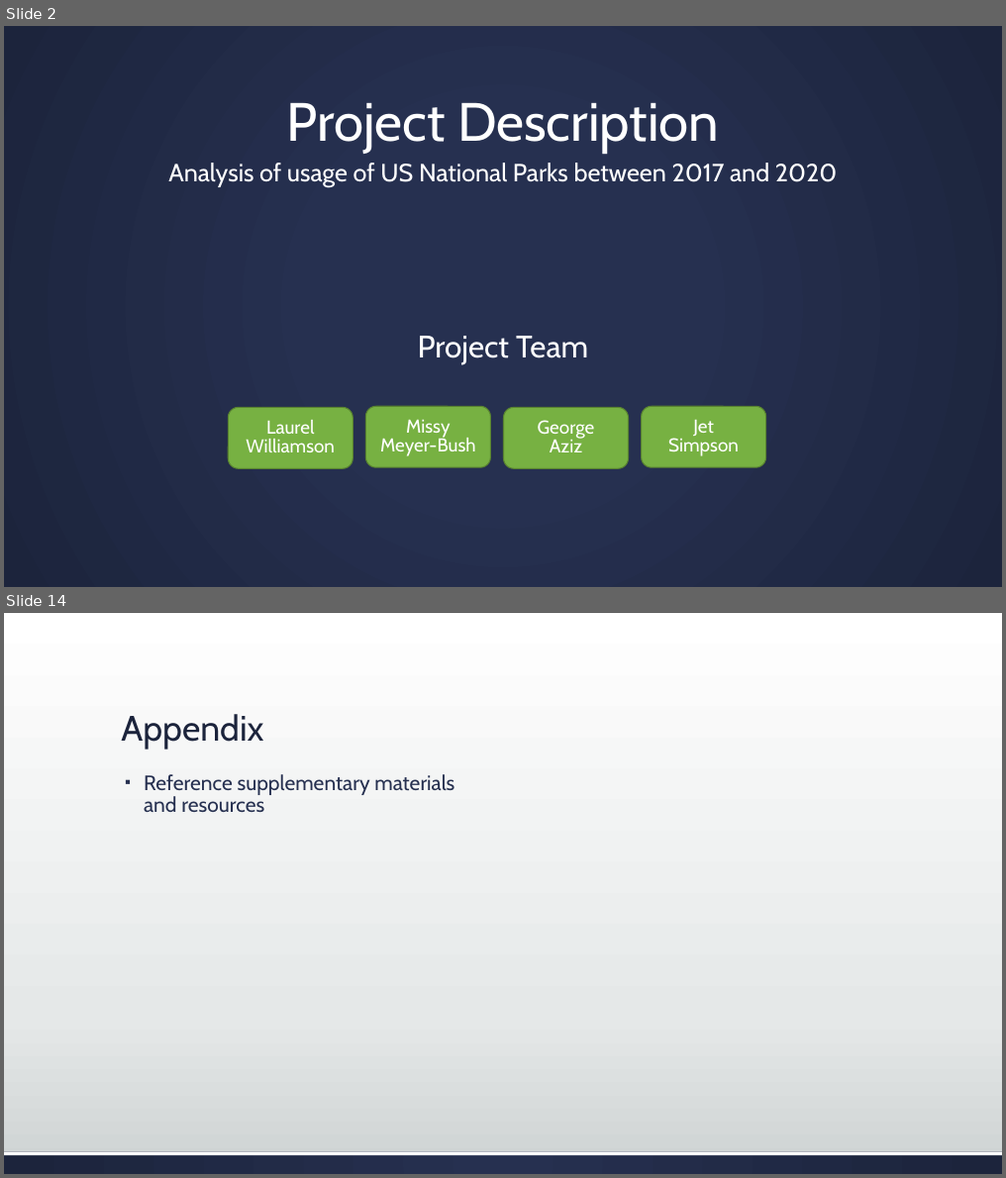
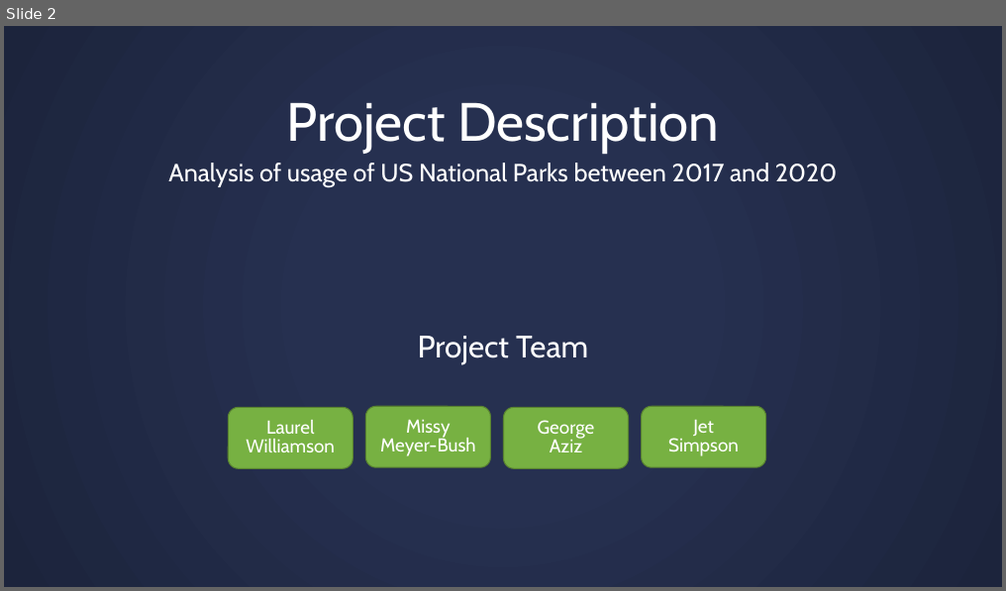
Before and after one commit to missymeyer/ProjectOne, a slide deck: Presentation_ProjectOne.pptx. Shown one above the other, each under a label of ours: slides 2 and 14 before the commit, slide 2 after it; the slides between them are not shown. The pictures are 1006x1178 and 1006x591 pixels, drawn with LibreOffice and Linux fonts; fonts in the diff are those of the drawing. Boxes give left, top, right and bottom in pixels: in the first picture for what was removed or moved away, otherwise in the second. Text is boxed around its words. In the diff, an @@ line names an element or a change of style, - is before the commit and + after.

```diff
--- a/Presentation_ProjectOne.pptx
+++ b/Presentation_ProjectOne.pptx
@@ slide 14 removed at box(4, 613, 1002, 1174), background gradient #FFFFFF to #E5E8E8 to #CDD2D2 @@
@@ title removed at box(121, 714, 263, 749) @@
-Appendix
@@ text removed at box(144, 774, 454, 812) @@
-▪ Reference supplementary materials and resources
@@ rectangle removed at box(4, 1152, 1002, 1174) @@
@@ rectangle removed at box(4, 1152, 1002, 1156) @@
```
Also in this commit, not shown: 8 slides added, 11 other slides removed.
